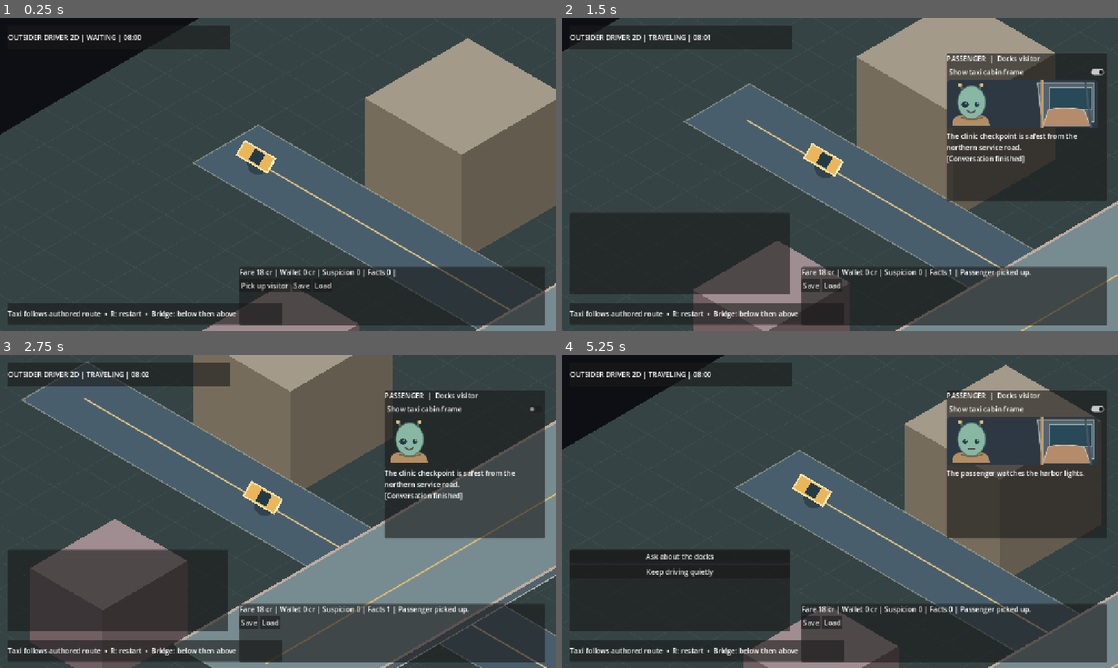
Above: before the commit, frames 1-4 (two rows, left to right).
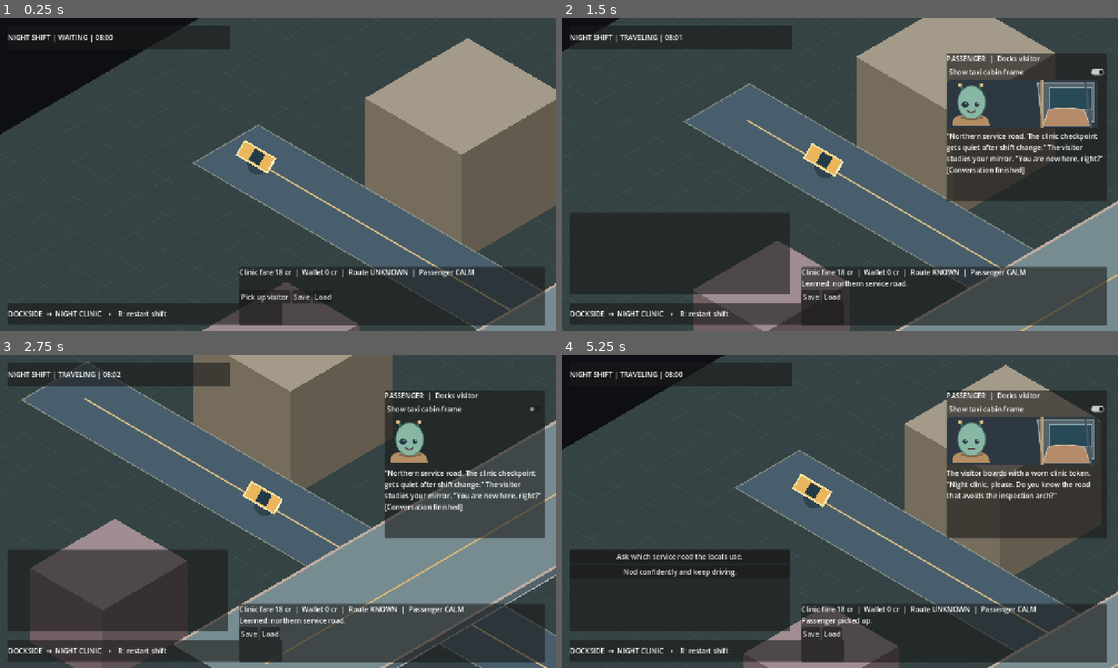
Above: after the commit, the same moments.

Repository: MohamedXIV/outsider-driver-2d
Game: Godot game, scene res://scenes/main.tscn
Two runs of this game, one before a commit and one after it. Both use one fixed random seed, a clock stepped at 60 frames per second and the inputs below.
Inputs (mouse positions are in pixels of both pictures, inside the frame that each line leads up to):
- Up to frame 1 (0.25 s): no input
- Up to frame 2 (1.5 s): click "Pick up visitor" at 0.5 s; click (678, 218) at 1.25 s, where only the run before the commit has a clickable "Ask about the docks"
- Up to frame 3 (2.75 s): click "Show taxi cabin frame" at 2 s
- Up to frame 4 (5.25 s): click "Show taxi cabin frame" at 2.75 s; click "Show taxi cabin frame" at 3.5 s; tap Enter at 4.25 s; tap R at 4.35 s; click "Pick up visitor" at 5 s

The runs differ from the first frame. In frame 1, 1.9% of the frame differs, in the area x 1-86%, y 5-96%; in frame 2, 3.0%; in frame 3, 3.0%; in frame 4, 3.2%, in the area x 1-95%, y 5-96%.

Commit message:
feat(p1): make first ride socially consequential and declutter shift HUD

Diff:
--- a/scenes/main.tscn
+++ b/scenes/main.tscn
@@ -35,7 +35,7 @@
 
 [node name="HintLabel" type="Label" parent="HUD/HintPanel"]
 layout_mode = 2
-text = "Taxi follows authored route  •  R: restart  •  Bridge: below then above"
+text = "DOCKSIDE  →  NIGHT CLINIC    •    R: restart shift"
 
 [node name="PassengerPanel" type="PanelContainer" parent="HUD"]
 offset_left = 885.0
--- a/scripts/main.gd
+++ b/scripts/main.gd
@@ -114,8 +114,10 @@
 	_show_ink(result)
 	if result["tags"].has("fact:docks-route"):
 		_portrait.set_expression("curious")
+		_notice = "Learned: northern service road."
 	elif result["tags"].has("suspicion:1"):
 		_portrait.set_expression("uneasy")
+		_notice = "The visitor watches your dashboard closely."
 	if choosing_arrival and result["tags"].has("arrival:complete") and _session.drop_off():
 		_notice = "Passenger dropped off. Fare settled."
 		_on_save()
@@ -174,12 +176,13 @@
 			or _session.phase == GameSession.RidePhase.ARRIVED
 	var status_text: String = ["WAITING", "TRAVELING", "ARRIVED", "COMPLETED"][int(_session.phase)]
 	var minute_of_day: int = int(_session.world_minutes) % 1440
-	_status.text = "OUTSIDER DRIVER 2D | %s | %02d:%02d" % [
+	_status.text = "NIGHT SHIFT | %s | %02d:%02d" % [
 		status_text, minute_of_day / 60, minute_of_day % 60
 	]
-	_ride_state.text = "Fare %d cr | Wallet %d cr | Suspicion %d | Facts %d | %s" % [
-		GameSession.FARE_CREDITS, _session.credits, _session.suspicion,
-		_session.known_facts.size(), _notice
+	var route_hint: String = "KNOWN" if _session.known_facts.has("docks-route") else "UNKNOWN"
+	var passenger_hint: String = "WATCHFUL" if _session.suspicion > 0 else "CALM"
+	_ride_state.text = "Clinic fare %d cr  |  Wallet %d cr  |  Route %s  |  Passenger %s\n%s" % [
+		GameSession.FARE_CREDITS, _session.credits, route_hint, passenger_hint, _notice
 	]
 	if OS.has_feature("web"):
 		var phase_name: String = status_text.to_lower()
--- a/stories/p1_probe.ink.json
+++ b/stories/p1_probe.ink.json
@@ -1 +1 @@
-{"inkVersion":21,"root":[["^The passenger watches the harbor lights.","\n","ev","str","^Ask about the docks","/str","/ev",{"*":"0.c-0","flg":20},"ev","str","^Keep driving quietly","/str","/ev",{"*":"0.c-1","flg":20},{"c-0":["\n","#","^fact:docks-route","/#","^The clinic checkpoint is safest from the northern service road.","\n","end",{"->":"0.g-0"},{"#f":5}],"c-1":["\n","#","^suspicion:1","/#","^Quiet driver. I like that.","\n","end",{"->":"0.g-0"},{"#f":5}],"g …(544 unchanged characters)…
+{"inkVersion":21,"root":[["^The visitor boards with a worn clinic token. \"Night clinic, please. Do you know the road that avoids the inspection arch?\"","\n","ev","str","^Ask which service road the locals use.","/str","/ev",{"*":"0.c-0","flg":20},"ev","str","^Nod confidently and keep driving.","/str","/ev",{"*":"0.c-1","flg":20},{"c-0":["\n","#","^fact:docks-route","/#","^\"Northern service road. The clinic checkpoint gets quiet after shift change.\" The visitor studies your mirror. \"You are new here, right?\"","\n","end",{"->":"0.g-0"},{"#f":5}],"c-1":["\n","#","^suspicion:1","/#","^\"Quiet driver.\" The visitor studies your empty dashboard. \"I hope you know where you are going.\"","\n","end",{"->":"0.g-0"},{"#f":5}],"g …(544 unchanged characters)…
--- a/tests/test_ink.gd
+++ b/tests/test_ink.gd
@@ -11,7 +11,7 @@
 	var bridge: InkBridge = InkBridge.new()
 	assert(bridge.open_compiled(json_text, self))
 	var opening: Dictionary = bridge.advance()
-	assert(str(opening.text).contains("harbor lights"), "Story did not run.")
+	assert(str(opening.text).contains("clinic token"), "Story did not run.")
 	assert(opening.choices.size() == 2, "Expected two authored Ink choices.")
 	var resume_snapshot: Dictionary = bridge.snapshot()
 	var resume: InkBridge = InkBridge.new()
Not shown, changed: stories/p1_probe.ink
